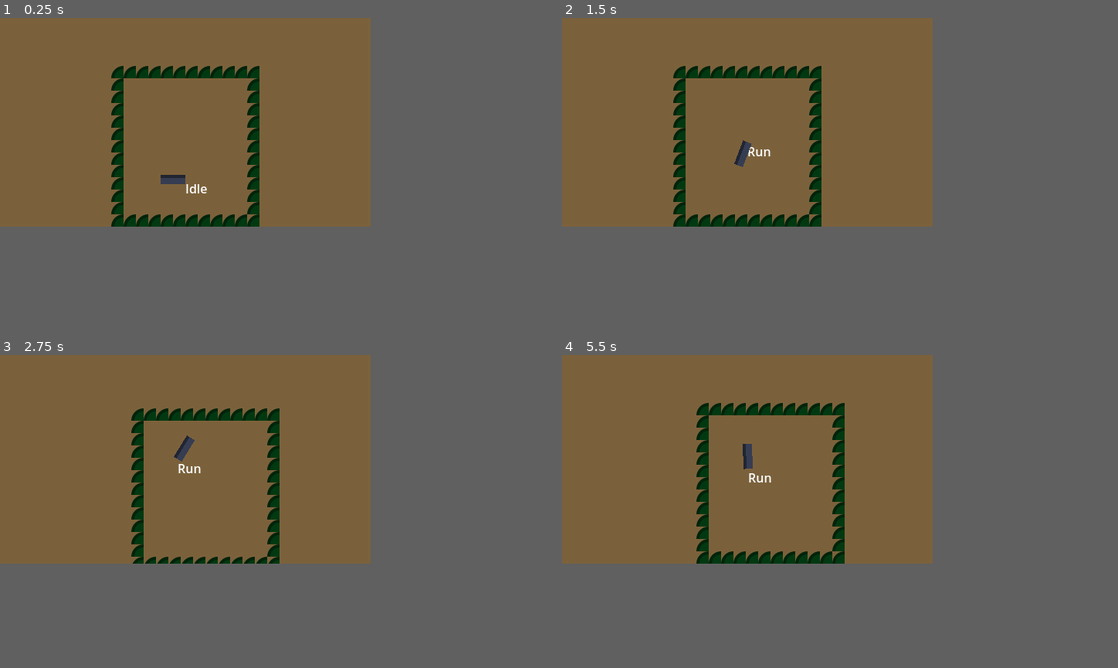
Above: before the commit, frames 1-4 (two rows, left to right).
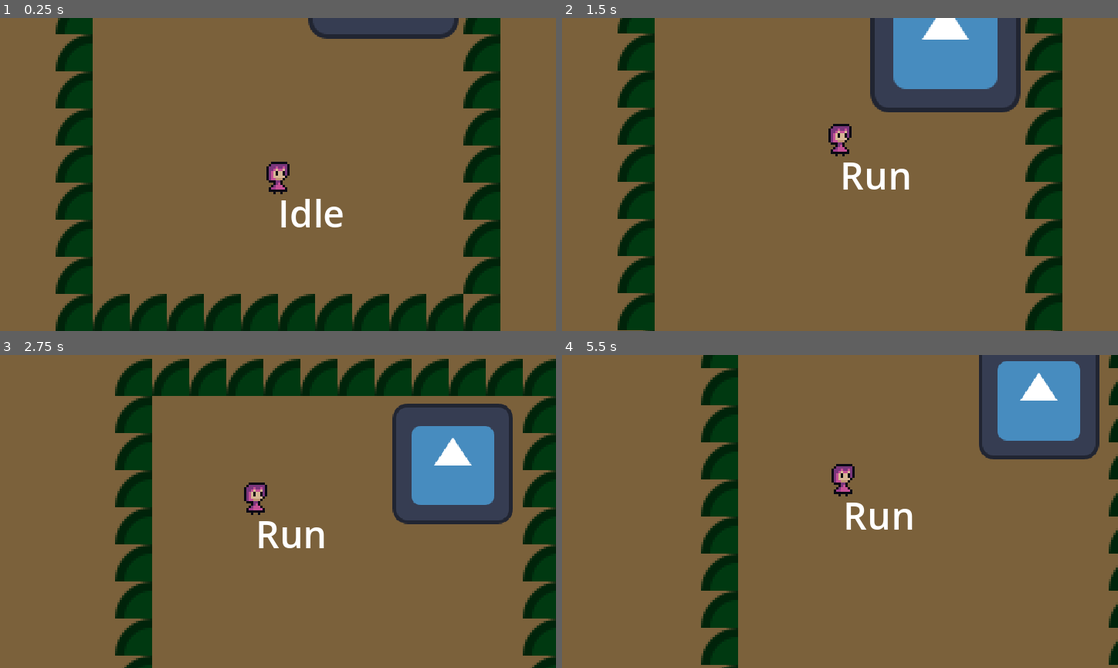
Above: after the commit, the same moments.

Repository: OlliO6/Cursed-Room
Game: Godot game, scene res://game.tscn
Two runs of this game, one before a commit and one after it. Both use one fixed random seed, a clock stepped at 60 frames per second and the inputs below. The engine's default icon, where the game draws it, is replaced by a stand-in: a white triangle on a blue panel in a dark square.
Inputs (mouse positions are in pixels of both pictures, inside the frame that each line leads up to):
- Up to frame 1 (0.25 s): no input
- Up to frame 2 (1.5 s): tap Enter at 0.5 s; move the mouse to (728, 165) at 0.52 s; hold W (move_up) from 0.53 s (still down); click (728, 165) at 0.6 s; move the mouse to (856, 152) at 1.27 s; right-click (856, 152) at 1.35 s
- Up to frame 3 (2.75 s): move the mouse to (72, 426) at 2.02 s; release W (move_up) at 2.03 s; hold A (move_left) from 2.03 s (still down); click (72, 426) at 2.1 s
- Up to frame 4 (5.5 s): move the mouse to (767, 458) at 2.77 s; right-click (767, 458) at 2.85 s; move the mouse to (689, 408) at 3.52 s; release A (move_left) at 3.53 s; hold S (move_down) 3.53-4.28 s; click (689, 408) at 3.6 s; move the mouse to (828, 448) at 4.27 s; hold D (move_right) 4.28-5.03 s; right-click (828, 448) at 4.35 s; move the mouse to (673, 470) at 5.02 s; hold W (move_up) from 5.03 s (still down); click (673, 470) at 5.1 s
In our replay, the window is 480x270 before the commit and 720x405 after it. These sizes can differ from the game's own. Grey fills any space a smaller window leaves; there, only what the larger window draws over its background counts as a difference.

The runs differ from the first frame. In frame 1, 23% of the frame differs, in the area x 10-90%, y 0-100%; in frame 2, 23%; in frame 3, 26%, in the area x 20-100%, y 1-100%; in frame 4, 17%.

Commit message:
Add player sprite

Diff:
--- a/components/damage_receiver.gd
+++ b/components/damage_receiver.gd
@@ -2,6 +2,7 @@
 extends Node
 
 signal damage_taken(amount: int)
+signal took_damage
 
 @export var invincible: bool
 @export var invis_time: float = 0.5
@@ -14,6 +15,7 @@
 
 func take_damage(dmg: int) -> void:
 	damage_taken.emit(dmg)
+	took_damage.emit()
 	invis_timer = invis_time
 
 func is_invincible() -> bool:
--- a/game.tscn
+++ b/game.tscn
@@ -1,7 +1,12 @@
-[gd_scene load_steps=3 format=3 uid="uid://b4g4ti041upyd"]
+[gd_scene load_steps=6 format=3 uid="uid://b4g4ti041upyd"]
 
 [ext_resource type="PackedScene" uid="uid://b60xn7n7ubk53" path="res://friendly_zone.tscn" id="1_emnom"]
 [ext_resource type="PackedScene" uid="uid://l1yqtqrqjmbh" path="res://player/player.tscn" id="2_pg50k"]
+[ext_resource type="Script" path="res://components/damage_receiver.gd" id="3_dfxkp"]
+[ext_resource type="Texture2D" uid="uid://dew8eid31v3cj" path="res://icon.svg" id="4_amf1v"]
+
+[sub_resource type="RectangleShape2D" id="RectangleShape2D_f7es5"]
+size = Vector2(65, 65)
 
 [node name="Game" type="Node2D"]
 
@@ -14,3 +19,21 @@
 limit_bottom = 96
 position_smoothing_enabled = true
 editor_draw_limits = true
+
+[node name="CharacterBody2D" type="CharacterBody2D" parent="."]
+position = Vector2(67, -84)
+
+[node name="CollisionShape2D" type="CollisionShape2D" parent="CharacterBody2D"]
+position = Vector2(-22.5, 22.5)
+shape = SubResource("RectangleShape2D_f7es5")
+debug_color = Color(0.709804, 0.419608, 0.643137, 0.419608)
+
+[node name="DamageReceiver" type="Node" parent="CharacterBody2D"]
+script = ExtResource("3_dfxkp")
+
+[node name="Sprite2D" type="Sprite2D" parent="CharacterBody2D"]
+position = Vector2(-21.5, 21.5)
+scale = Vector2(0.507813, 0.507813)
+texture = ExtResource("4_amf1v")
+
+[connection signal="took_damage" from="CharacterBody2D/DamageReceiver" to="CharacterBody2D" method="apply_scale" binds= [Vector2(0.8, 0.8)]]
--- a/player/player.tscn
+++ b/player/player.tscn
@@ -1,12 +1,14 @@
-[gd_scene load_steps=7 format=3 uid="uid://l1yqtqrqjmbh"]
+[gd_scene load_steps=8 format=3 uid="uid://l1yqtqrqjmbh"]
 
 [ext_resource type="Script" path="res://player/player.gd" id="1_xhl2v"]
 [ext_resource type="Script" path="res://components/state_machine.gd" id="2_thslt"]
 [ext_resource type="Script" path="res://components/state.gd" id="3_hw1ms"]
 [ext_resource type="Script" path="res://player/weapon_holder.gd" id="4_wkoiu"]
 [ext_resource type="PackedScene" uid="uid://mxire01kjgcv" path="res://player/weapons/moon.tscn" id="5_hxix6"]
+[ext_resource type="Texture2D" uid="uid://crc2n1ym5udn0" path="res://player/player.png" id="6_6m5mg"]
 
 [sub_resource type="CircleShape2D" id="CircleShape2D_tiiay"]
+radius = 4.0
 
 [node name="Player" type="CharacterBody2D"]
 collision_layer = 2
@@ -28,12 +30,18 @@
 [node name="CollisionShape2D" type="CollisionShape2D" parent="."]
 shape = SubResource("CircleShape2D_tiiay")
 
+[node name="Sprite2D" type="Sprite2D" parent="."]
+position = Vector2(0, -5)
+texture = ExtResource("6_6m5mg")
+
 [node name="StateLabel" type="Label" parent="."]
+offset_top = -1.0
 offset_right = 40.0
-offset_bottom = 23.0
+offset_bottom = 22.0
 
 [node name="WeaponHolder" type="Node2D" parent="." node_paths=PackedStringArray("_weapon")]
 script = ExtResource("4_wkoiu")
 _weapon = NodePath("Moon")
 
 [node name="Moon" parent="WeaponHolder" instance=ExtResource("5_hxix6")]
+visible = false
--- a/player/weapons/moon.tscn
+++ b/player/weapons/moon.tscn
@@ -7,6 +7,45 @@
 
 [sub_resource type="RectangleShape2D" id="RectangleShape2D_tyops"]
 size = Vector2(40, 23)
+
+[sub_resource type="Animation" id="Animation_ar36f"]
+length = 0.001
+tracks/0/type = "value"
+tracks/0/imported = false
+tracks/0/enabled = true
+tracks/0/path = NodePath("Pivot/AttackArea:active")
+tracks/0/interp = 1
+tracks/0/loop_wrap = true
+tracks/0/keys = {
+"times": PackedFloat32Array(0),
+"transitions": PackedFloat32Array(1),
+"update": 1,
+"values": [false]
+}
+tracks/1/type = "value"
+tracks/1/imported = false
+tracks/1/enabled = true
+tracks/1/path = NodePath("Pivot:rotation")
+tracks/1/interp = 1
+tracks/1/loop_wrap = true
+tracks/1/keys = {
+"times": PackedFloat32Array(0),
+"transitions": PackedFloat32Array(1),
+"update": 0,
+"values": [-1.5708]
+}
+tracks/2/type = "value"
+tracks/2/imported = false
+tracks/2/enabled = true
+tracks/2/path = NodePath("Pivot/Sprite2D:flip_v")
+tracks/2/interp = 1
+tracks/2/loop_wrap = true
+tracks/2/keys = {
+"times": PackedFloat32Array(0),
+"transitions": PackedFloat32Array(1),
+"update": 1,
+"values": [false]
+}
 
 [sub_resource type="Animation" id="Animation_uj18e"]
 resource_name = "attack"
@@ -18,7 +57,7 @@
 tracks/0/interp = 1
 tracks/0/loop_wrap = true
 tracks/0/keys = {
-"times": PackedFloat32Array(0.4, 0.8),
+"times": PackedFloat32Array(0.4, 0.6),
 "transitions": PackedFloat32Array(1, 1),
 "values": [{
 "args": [],
@@ -52,32 +91,17 @@
 "update": 0,
 "values": [-1.5708, 1.8326, 1.5708]
 }
-
-[sub_resource type="Animation" id="Animation_ar36f"]
-length = 0.001
-tracks/0/type = "value"
-tracks/0/imported = false
-tracks/0/enabled = true
-tracks/0/path = NodePath("Pivot/AttackArea:active")
-tracks/0/interp = 1
-tracks/0/loop_wrap = true
-tracks/0/keys = {
-"times": PackedFloat32Array(0),
-"transitions": PackedFloat32Array(1),
-"update": 1,
-"values": [false]
-}
-tracks/1/type = "value"
-tracks/1/imported = false
-tracks/1/enabled = true
-tracks/1/path = NodePath("Pivot:rotation")
-tracks/1/interp = 1
-tracks/1/loop_wrap = true
-tracks/1/keys = {
-"times": PackedFloat32Array(0),
-"transitions": PackedFloat32Array(1),
-"update": 0,
-"values": [-1.5708]
+tracks/3/type = "value"
+tracks/3/imported = false
+tracks/3/enabled = true
+tracks/3/path = NodePath("Pivot/Sprite2D:flip_v")
+tracks/3/interp = 1
+tracks/3/loop_wrap = true
+tracks/3/keys = {
+"times": PackedFloat32Array(0, 2),
+"transitions": PackedFloat32Array(1, 1),
+"update": 1,
+"values": [false, true]
 }
 
 [sub_resource type="Animation" id="Animation_nwx7w"]
@@ -90,7 +114,7 @@
 tracks/0/interp = 1
 tracks/0/loop_wrap = true
 tracks/0/keys = {
-"times": PackedFloat32Array(0.4, 0.8),
+"times": PackedFloat32Array(0.4, 0.6),
 "transitions": PackedFloat32Array(1, 1),
 "values": [{
 "args": [],
@@ -124,6 +148,18 @@
 "update": 0,
 "values": [1.5708, -1.8326, -1.5708]
 }
+tracks/3/type = "value"
+tracks/3/imported = false
+tracks/3/enabled = true
+tracks/3/path = NodePath("Pivot/Sprite2D:flip_v")
+tracks/3/interp = 1
+tracks/3/loop_wrap = true
+tracks/3/keys = {
+"times": PackedFloat32Array(0, 1.5),
+"transitions": PackedFloat32Array(1, 1),
+"update": 1,
+"values": [true, false]
+}
 
 [sub_resource type="AnimationLibrary" id="AnimationLibrary_p5ejr"]
 _data = {
@@ -134,6 +170,15 @@
 
 [node name="Moon" type="Node2D"]
 script = ExtResource("1_s10h2")
+
+[node name="Arrow" type="Sprite2D" parent="."]
+modulate = Color(1, 1, 1, 0.454902)
+position = Vector2(9.225, 0)
+rotation = 1.5708
+scale = Vector2(0.0467161, 0.148077)
+texture = ExtResource("2_qwbfq")
+region_enabled = true
+region_rect = Rect2(16, 16, 96, 104)
 
 [node name="Pivot" type="Node2D" parent="."]
 rotation = -1.5708
@@ -156,7 +201,6 @@
 shape = SubResource("RectangleShape2D_tyops")
 
 [node name="AnimationPlayer" type="AnimationPlayer" parent="."]
-callback_mode_method = 1
 libraries = {
 "": SubResource("AnimationLibrary_p5ejr")
 }
--- a/project.godot
+++ b/project.godot
@@ -11,6 +11,7 @@
 [application]
 
 config/name="Cursed Room"
+config/tags=PackedStringArray("game_jam")
 run/main_scene="res://game.tscn"
 config/features=PackedStringArray("4.2", "Forward Plus")
 config/icon="res://icon.svg"
@@ -21,8 +22,8 @@
 
 [display]
 
-window/size/viewport_width=480
-window/size/viewport_height=270
+window/size/viewport_width=240
+window/size/viewport_height=135
 window/stretch/mode="canvas_items"
 window/handheld/orientation=1
 
Binary file added: player/player.png
Not shown, added: player/player.png.import
Binary file added: player/player_explode.png
Not shown, added: player/player_explode.png.import
